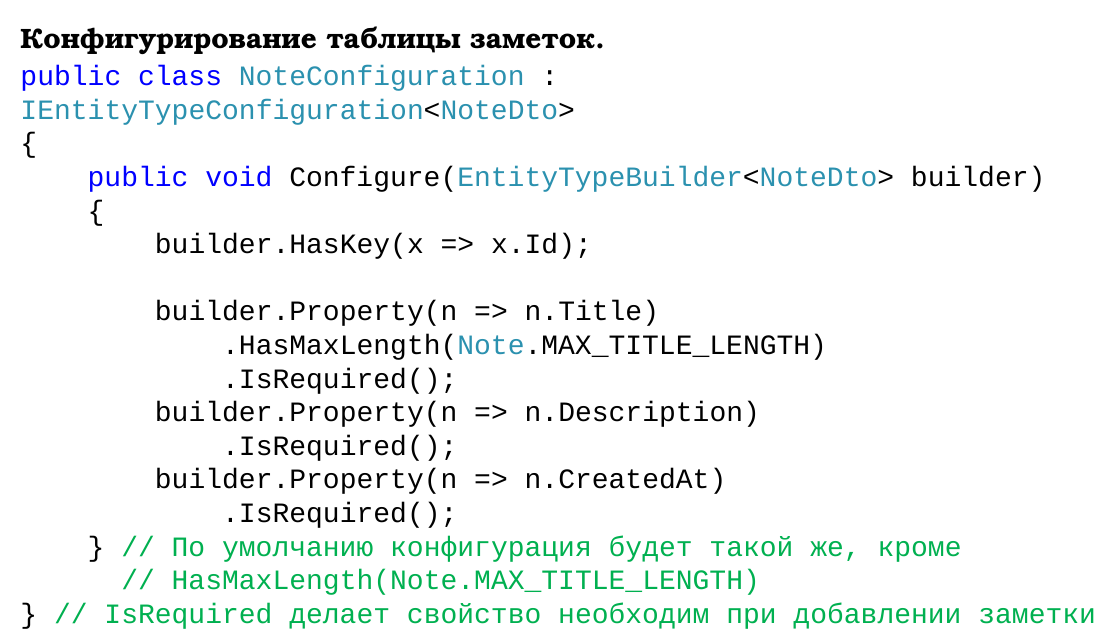
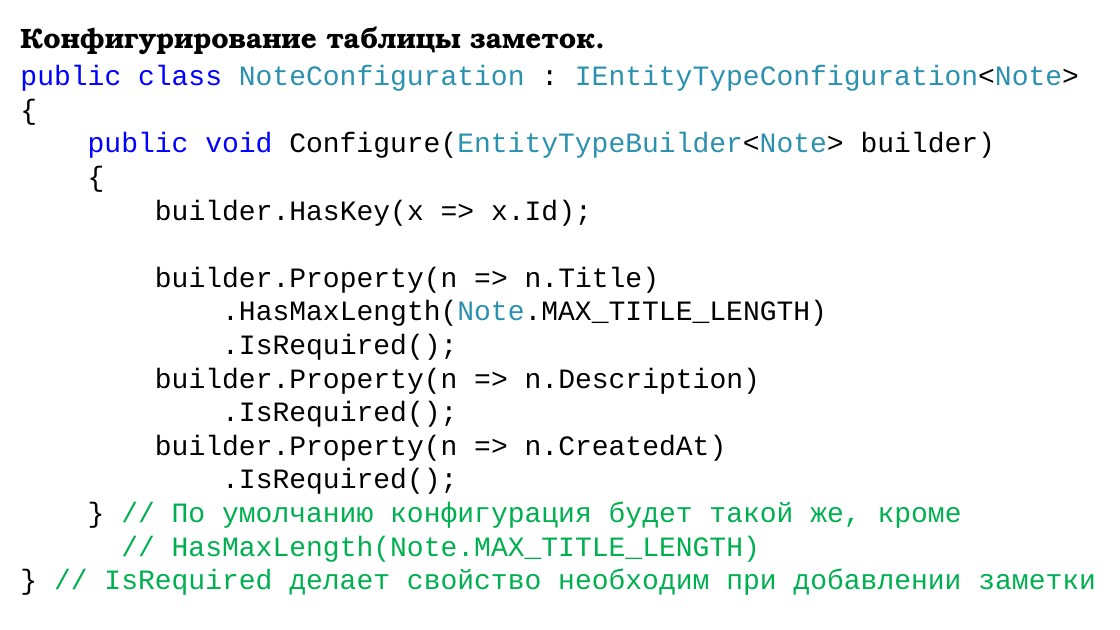
Before and after one commit to DaniilKlyukin/OOP-4, a slide deck: slide 30 of Лекции/ООП 1 лек 6.pptx (slide 26 before the commit). Drawn at 1120x630 pixels with LibreOffice and Linux fonts; fonts in the diff are those of the drawing. Boxes give left, top, right and bottom in pixels: in the first picture for what was removed or moved away, otherwise in the second. Text is boxed around its words. In the diff, an @@ line names an element or a change of style, - is before the commit and + after.

```diff
--- a/Лекции/ООП 1 лек 6.pptx
+++ b/Лекции/ООП 1 лек 6.pptx
@@ text at box(20, 65, 1079, 91): text changed @@
-public class NoteConfiguration : IEntityTypeConfiguration<NoteDto>
+public class NoteConfiguration : IEntityTypeConfiguration<Note>
@@ text at box(88, 133, 995, 158): text changed @@
-public void Configure(EntityTypeBuilder<NoteDto> builder)
+public void Configure(EntityTypeBuilder<Note> builder)
```
Also in this commit, not shown: 8 other slides changed, 5 slides added, 1 slide removed.
